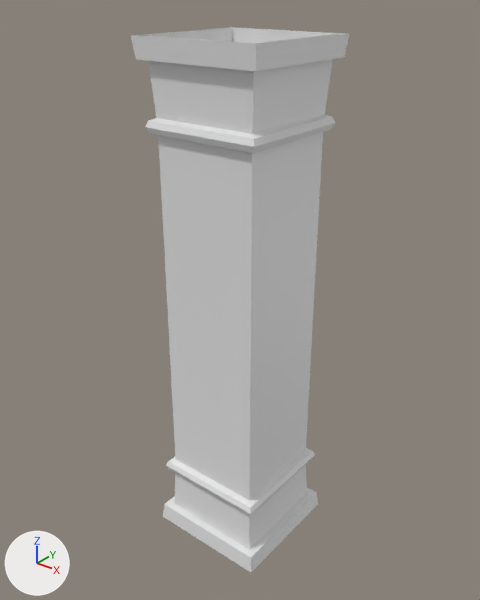
Before and after pictures for a commit that changed the FBX model Project3Demo/Assets/Resources/Meshes/Environment/Pillar_MidShip.FBX.
Rendered twice from a 50 mm camera at (2.14, -2.69, 3.25) aimed at (-0.03, 0.02, 1.57). The axes (+X, +Y, +Z) are drawn at lower left. The lights are the same throughout. Where no turn or scale is listed for an object, it has been applied to the vertices.

The older version as bpy lines, for what is in view:
```python
me_mesh = bpy.data.meshes.new('Mesh')
me_mesh.from_pydata(...)  # 88 vertices, 68 faces; spans x -0.37..0.37, y -0.37..0.37, z 0.0..3.0
ob_object012 = bpy.data.objects.new('Object012', me_mesh)
ob_object012.location = (0.0, 0.0, 0.0)
```
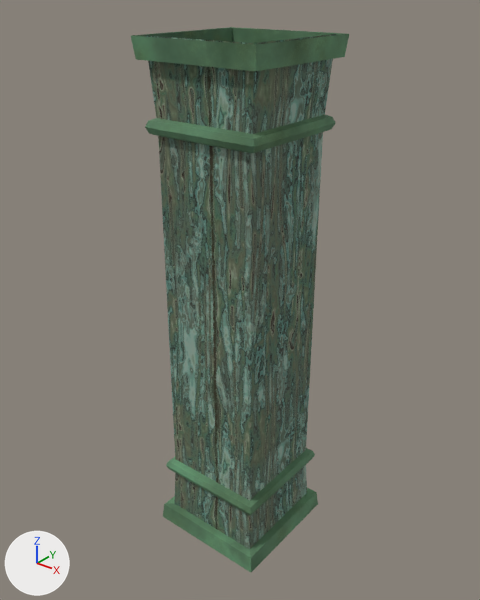
Edits to the scene script, one JSON object a line:
```json
{"op": "add", "block": "img_underwatermetal_basecolor_tga", "code": ["img_underwatermetal_basecolor_tga = load_image('UnderwaterMetal_basecolor.tga', '../../Textures/Environment/UnderwaterMetal_basecolor.tga', 1024, 1024, 'sRGB')"]}
{"op": "add", "block": "img_sand_dirt_basecolor_tga", "code": ["img_sand_dirt_basecolor_tga = load_image('Sand_Dirt_basecolor.tga', '../../Textures/Environment/Sand_Dirt_basecolor.tga', 1024, 1024, 'sRGB')"]}
{"op": "add", "block": "img_wood_basecolor_tga", "code": ["img_wood_basecolor_tga = load_image('Wood_basecolor.tga', '../../Textures/Environment/Wood_basecolor.tga', 1024, 1024, 'sRGB')"]}
{"op": "add", "block": "img_woodplanks_basecolor_tga", "code": ["img_woodplanks_basecolor_tga = load_image('WoodPlanks_basecolor.tga', '../../Textures/Environment/WoodPlanks_basecolor.tga', 1024, 1024, 'sRGB')"]}
{"op": "add", "block": "mat_01___default_002", "code": ["mat_01___default_002 = principled_material('01 - Default.002')", "mat_01___default_002.texture = img_underwatermetal_basecolor_tga", "mat_01___default_002.roughness = 0.859"]}
{"op": "add", "block": "mat_01___default", "code": ["mat_01___default = principled_material('01 - Default')", "mat_01___default.texture = img_sand_dirt_basecolor_tga", "mat_01___default.roughness = 0.859"]}
{"op": "add", "block": "mat_01___default_003", "code": ["mat_01___default_003 = principled_material('01 - Default.003')", "mat_01___default_003.texture = img_wood_basecolor_tga", "mat_01___default_003.roughness = 0.859"]}
{"op": "add", "block": "mat_01___default_004", "code": ["mat_01___default_004 = principled_material('01 - Default.004')", "mat_01___default_004.texture = img_woodplanks_basecolor_tga", "mat_01___default_004.roughness = 0.859"]}
{"block": "me_mesh", "where": "me_mesh.from_pydata(...)  # 88 vertices, 68 faces; spans x -0.37..0.37, y -0.37..0.37, z 0.0..3.0"}
{"block": "me_mesh", "where": "# used by ob_object012; location = (0.0, 0.0, 0.0)"}
{"block": "me_mesh", "change": "me_mesh part 1: 29 of the faces centred in x -0.37..0.37, y -0.37..0.37, z 0.05..0.47 switch from no material to mat_01___default (picture img_sand_dirt_basecolor_tga)"}
{"block": "me_mesh", "change": "me_mesh part 2: 29 of the faces centred in x -0.37..0.37, y -0.37..0.37, z 2.53..2.95 switch from no material to mat_01___default (picture img_sand_dirt_basecolor_tga)"}
{"block": "me_mesh", "change": "me_mesh part 3: all 3 faces centred in x -0.31..-0.3, y 0.0, z 0.21..2.79 switch from no material to mat_01___default_002 (picture img_underwatermetal_basecolor_tga)"}
{"block": "me_mesh", "change": "me_mesh part 4: all 3 faces centred in x 0.3..0.31, y 0.0, z 0.21..2.79 switch from no material to mat_01___default_003 (picture img_wood_basecolor_tga)"}
{"block": "me_mesh", "change": "me_mesh part 5: all 3 faces centred in x 0.0, y -0.31..-0.3, z 0.21..2.79 switch from no material to mat_01___default_004 (picture img_woodplanks_basecolor_tga)"}
```

Where the change shows, as pixel boxes (x1, y1, x2, y2) in the pictures (480 x 600 px):
```json
{"part": 1, "of": "me_mesh", "change": "recoloured", "before": [163, 448, 318, 572], "after": [163, 448, 318, 572], "on screen": "white to green"}
{"part": 2, "of": "me_mesh", "change": "recoloured", "before": [131, 27, 349, 153], "after": [131, 27, 349, 153], "on screen": "grey to green"}
{"part": 3, "of": "me_mesh", "change": "recoloured", "before": [145, 28, 232, 42], "after": [145, 28, 232, 42], "on screen": "grey to green"}
{"part": 4, "of": "me_mesh", "change": "recoloured", "before": [249, 34, 336, 548], "after": [249, 34, 336, 548]}
{"part": 5, "of": "me_mesh", "change": "recoloured", "before": [145, 36, 254, 549], "after": [145, 36, 254, 549]}
```
